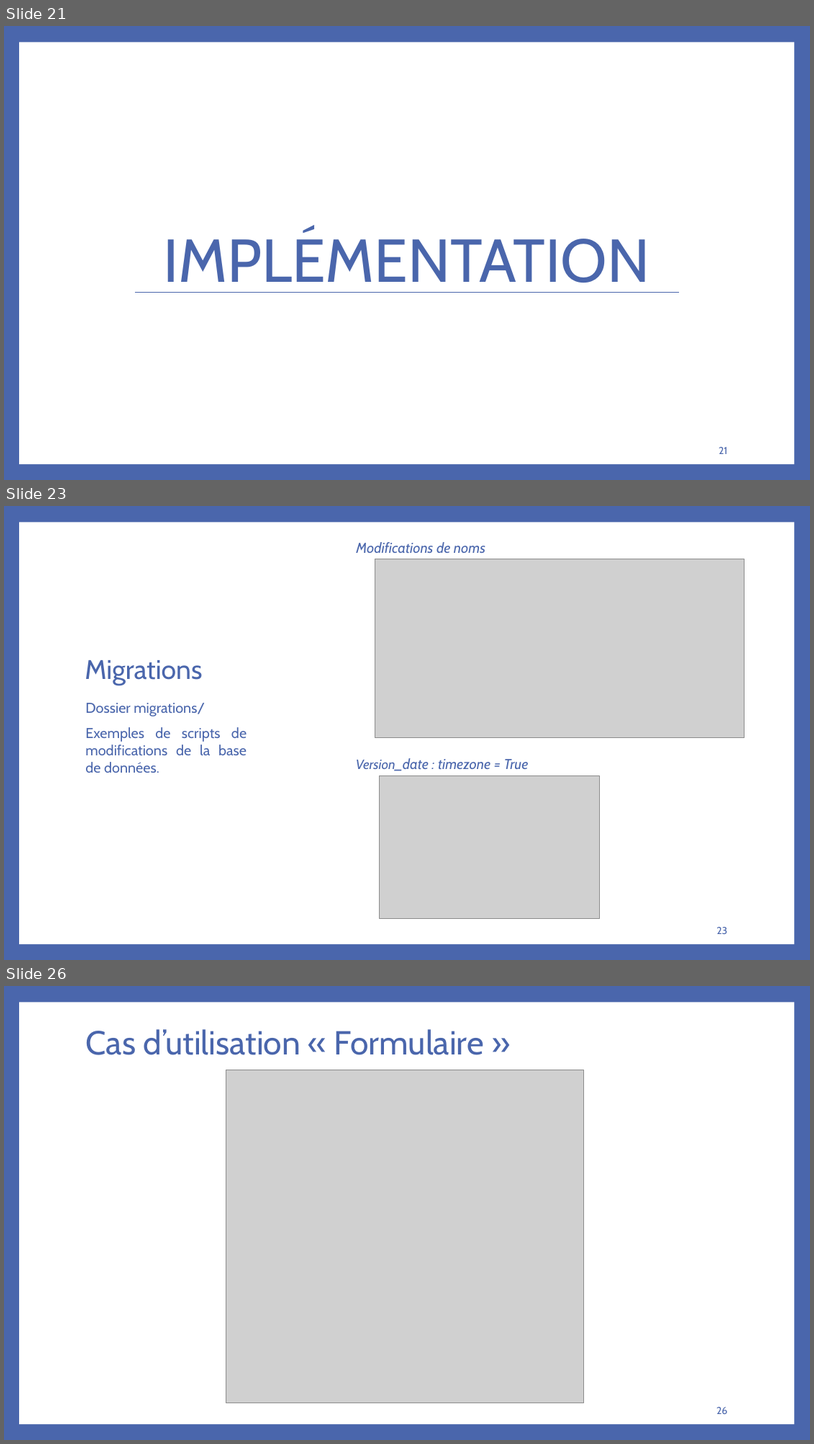
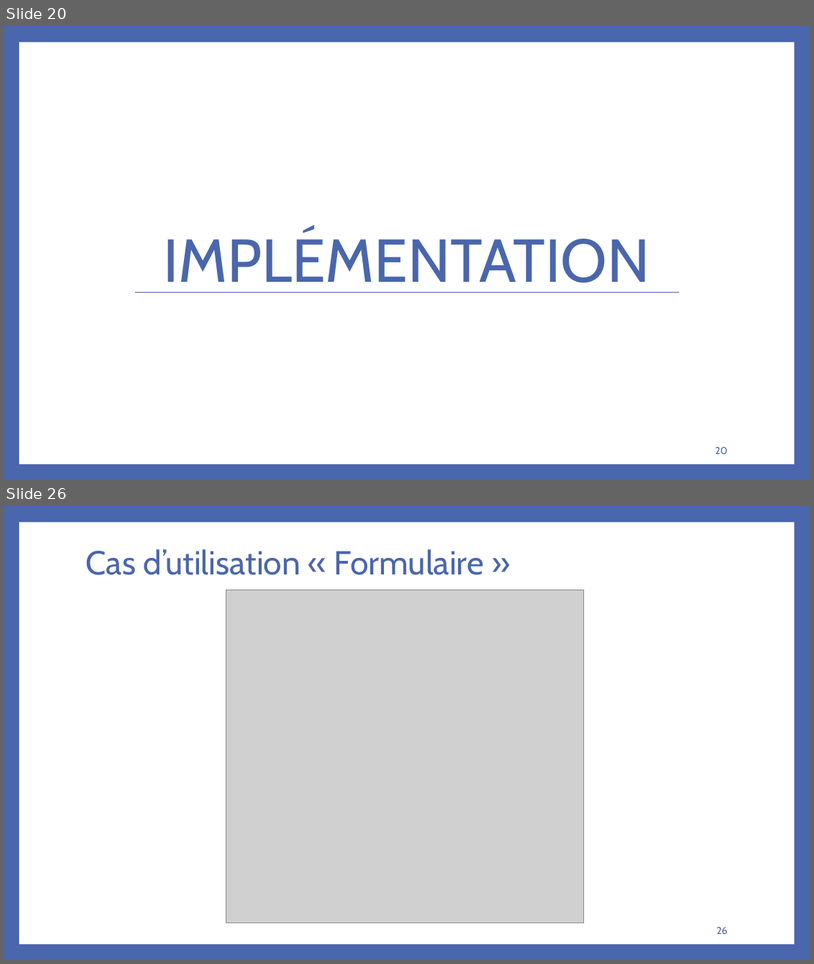
Before and after one commit to bakedpotato191/projet, a slide deck: rapport.PPTX. Shown one above the other, each under a label of ours: slides 21, 23 and 26 before the commit, slides 20 and 26 after it; the slides between them are not shown. The pictures are 814x1444 and 814x964 pixels, drawn with LibreOffice and Linux fonts; fonts in the diff are those of the drawing; grey boxes stand for pictures. Boxes give left, top, right and bottom in pixels: in the first picture for what was removed or moved away, otherwise in the second. Text is boxed around its words. In the diff, an @@ line names an element or a change of style, - is before the commit and + after.

```diff
--- a/rapport.PPTX
+++ b/rapport.PPTX
@@ slide 23 removed at box(4, 506, 810, 960), background #4A66AC; not listed: 1 template element that a slide beside it also shows @@
@@ text removed at box(356, 542, 486, 553) @@
-Modifications de noms
@@ picture removed at box(376, 559, 745, 737) @@
@@ title removed at box(85, 660, 202, 685) @@
-Migrations
@@ text removed at box(85, 703, 247, 772) @@
-Dossier migrations/
-Exemples de scripts de modifications de la base de données.
@@ text removed at box(356, 758, 529, 771) @@
-Version_date : timezone = True
@@ picture removed at box(380, 775, 600, 918) @@
@@ page number removed at box(717, 926, 728, 934) @@
-23
@@ what was slide 21 is now slide 20 @@
@@ page number at box(715, 446, 728, 454): text changed @@
-21
+20
```
Also in this commit, not shown: 1 slide changed, 4 slides added, 3 other slides removed, 19 other files.
